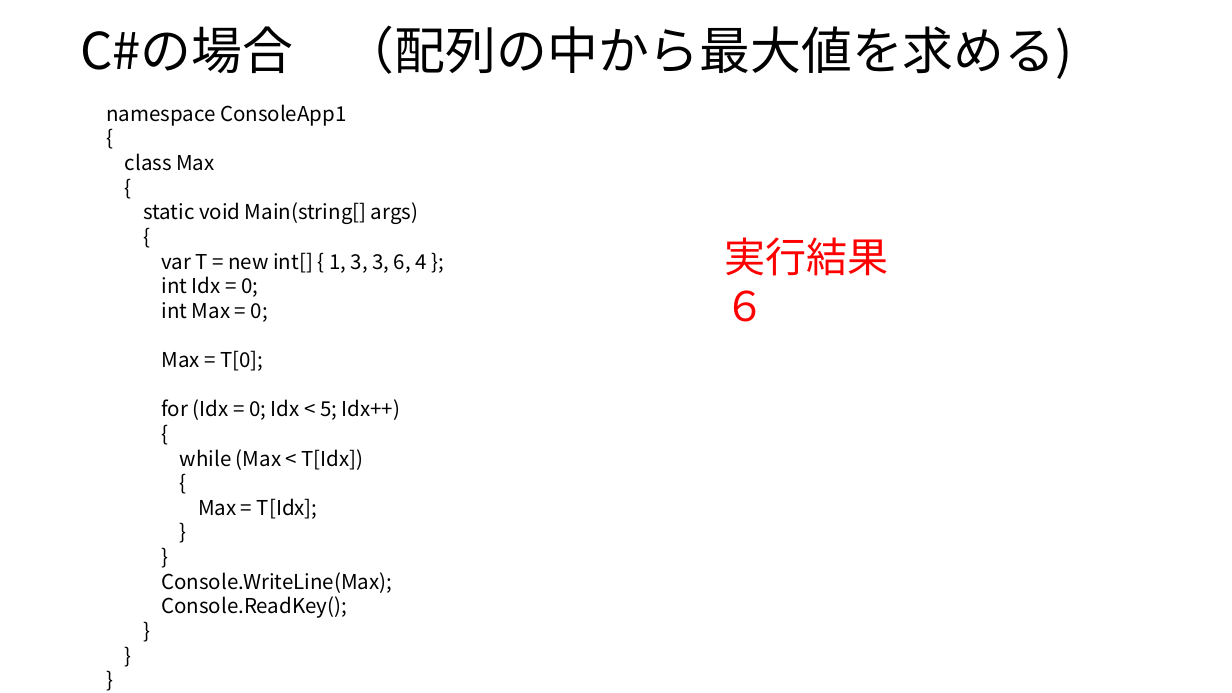
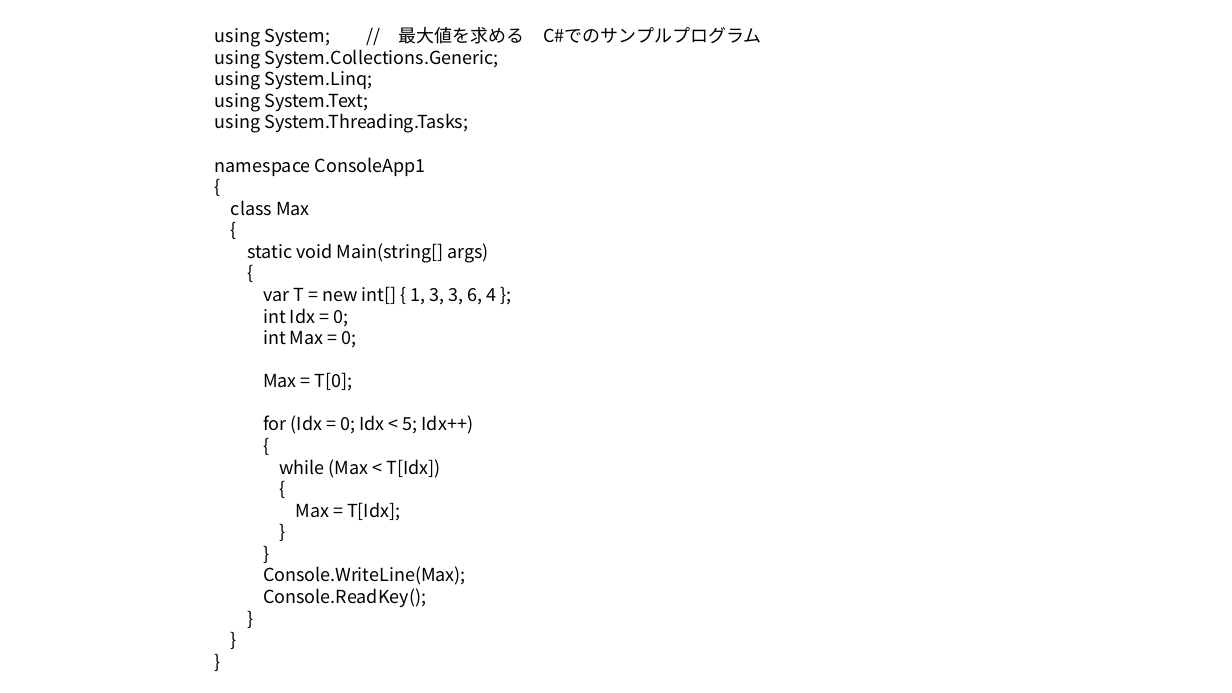
Before and after one commit to masakage/algorithm, a slide deck: slide 8 of docs/第8回最大値最小値を求めるアルゴリズム.pptx (slide 4 before the commit). Drawn at 1232x693 pixels with LibreOffice and Linux fonts; fonts in the diff are those of the drawing. Boxes give left, top, right and bottom in pixels: in the first picture for what was removed or moved away, otherwise in the second. Text is boxed around its words. In the diff, an @@ line names an element or a change of style, - is before the commit and + after.

Commit message:
modified

```diff
--- a/docs/第8回最大値最小値を求めるアルゴリズム.pptx
+++ b/docs/第8回最大値最小値を求めるアルゴリズム.pptx
@@ title removed at (80,25,1073,79) @@
-C#の場合 （配列の中から最大値を求める)
@@ text "using System; // 最大値を求める C#でのサンプルプログラム": place and size @@
-text "using System; // 最大値を求める C#でのサンプルプログラム" at (107,104,427,618)
+text "using System; // 最大値を求める C#でのサンプルプログラム" at (215,27,525,607)
@@ text at (215,27,525,133): paragraphs added @@
+using System; // 最大値を求める C#でのサンプルプログラム
+using System.Collections.Generic;
+using System.Linq;
+using System.Text;
+using System.Threading.Tasks;
@@ text at (215,157,497,607): size 16 to 14 pt in "namespace ConsoleApp1", "{", "class Max", "{" and 18 more places @@
@@ text removed at (724,237,888,322) @@
-実行結果
-６
```
Also in this commit, not shown: 1 other slide changed, 4 slides added, 1 slide removed.
